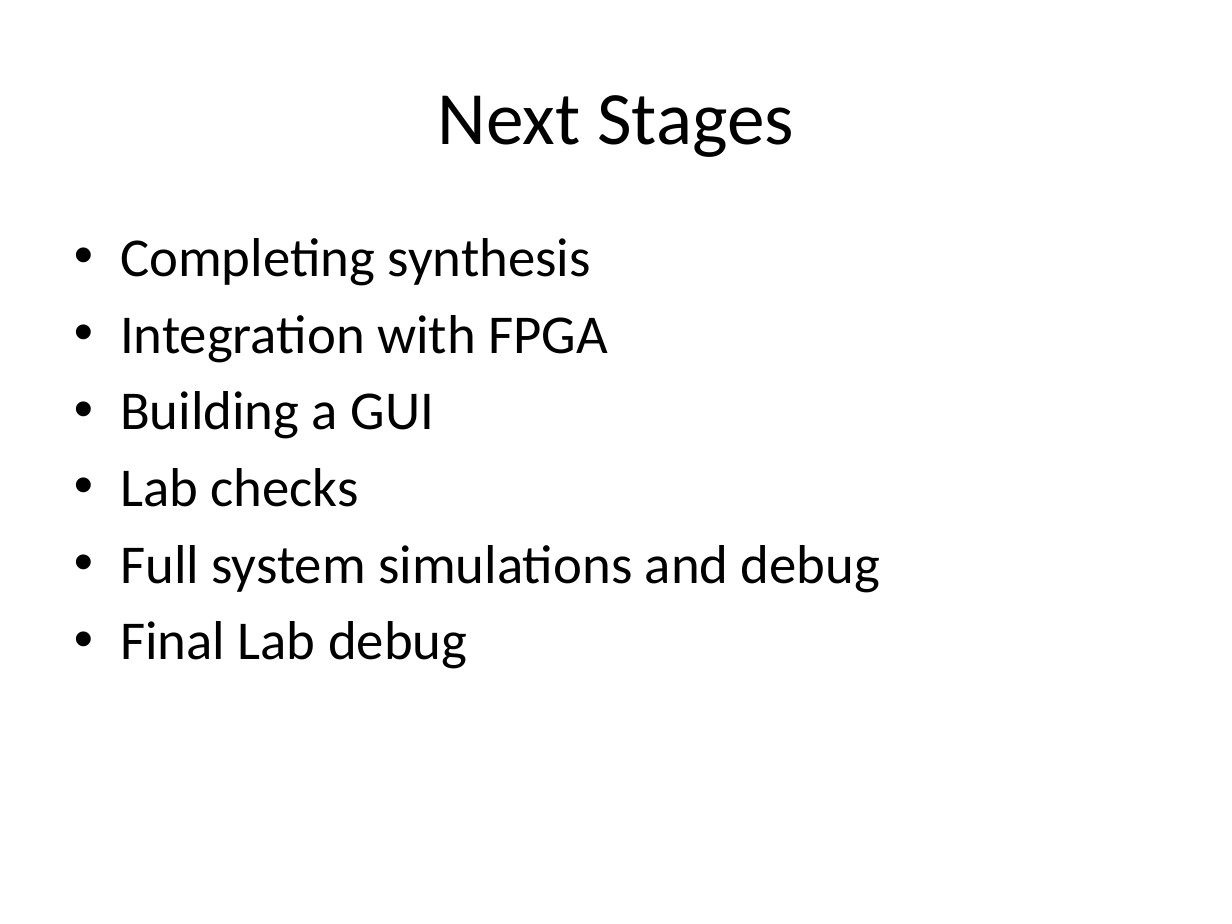
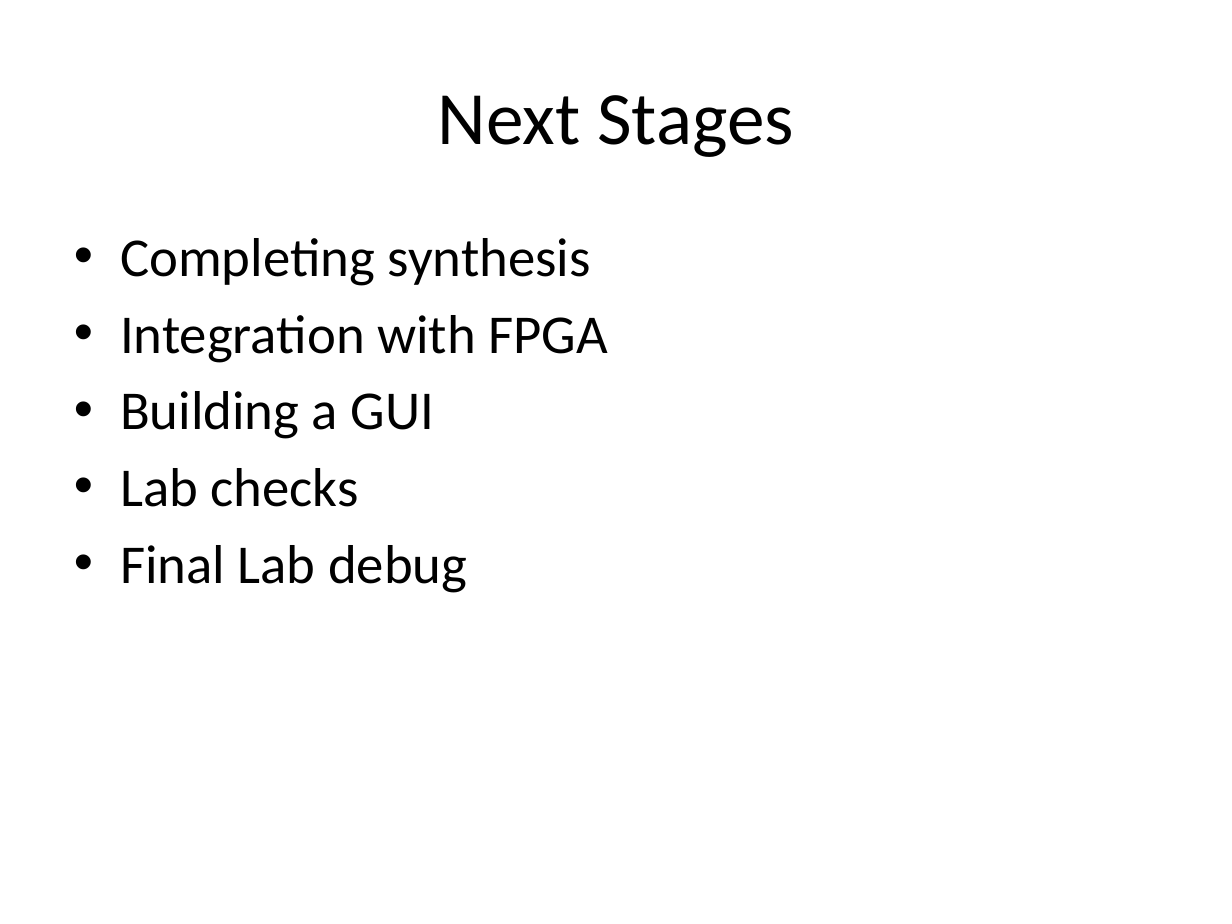
Before and after one commit to battellino/moran-zvika-project, a slide deck: slide 24 of presentation/FinalB/finalB.pptx (slide 23 before the commit). Drawn at 1232x924 pixels with LibreOffice and Linux fonts; fonts in the diff are those of the drawing; background and template pictures are left out. Boxes give left, top, right and bottom in pixels: in the first picture for what was removed or moved away, otherwise in the second. Text is boxed around its words. In the diff, an @@ line names an element or a change of style, - is before the commit and + after.

```diff
--- a/presentation/FinalB/finalB.pptx
+++ b/presentation/FinalB/finalB.pptx
@@ text at bbox=[120, 545, 880, 593]: paragraph removed @@
-• Full system simulations and debug
```
Also in this commit, not shown: 15 other slides changed, 2 slides added, 1 slide removed.
